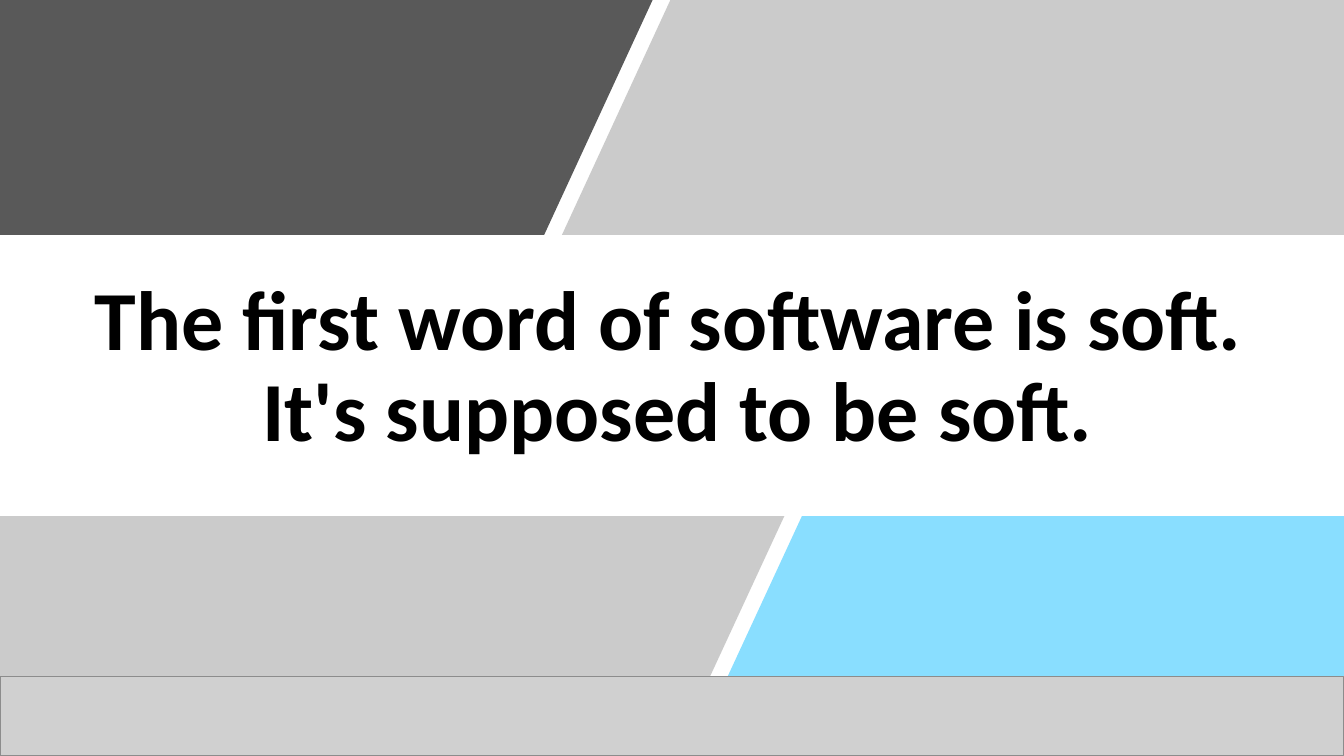
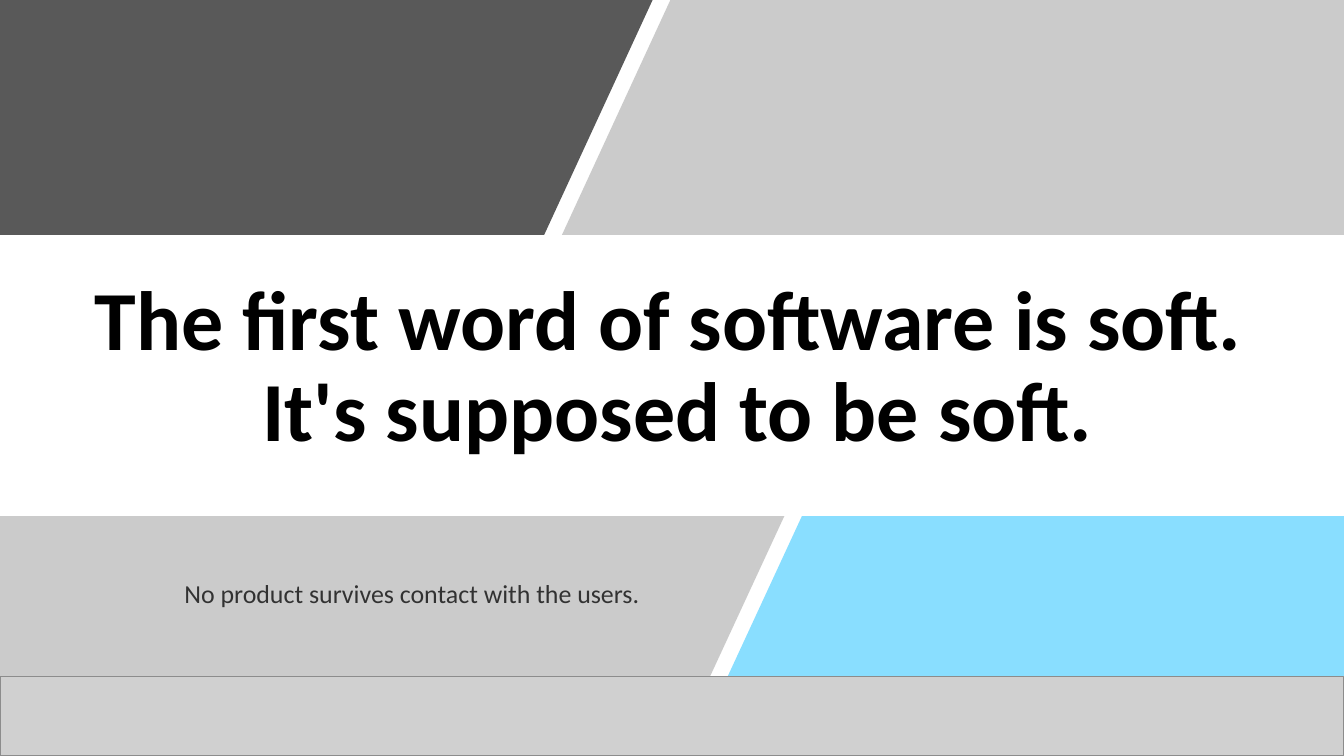
Before and after one commit to infobest-aclabs/aclabs2019, a slide deck: slide 5 of ppt/Aclabs_1_1.pptx. Drawn at 1344x756 pixels with LibreOffice and Linux fonts; fonts in the diff are those of the drawing; grey boxes stand for pictures. Boxes give left, top, right and bottom in pixels: in the first picture for what was removed or moved away, otherwise in the second. Text is boxed around its words. In the diff, an @@ line names an element or a change of style, - is before the commit and + after.

```diff
--- a/ppt/Aclabs_1_1.pptx
+++ b/ppt/Aclabs_1_1.pptx
@@ subtitle added at <box>184,585,639,607</box>, 18.5 pt, text #000000 @@
+No product survives contact with the users.
```
Also in this commit, not shown: 4 other slides changed.
